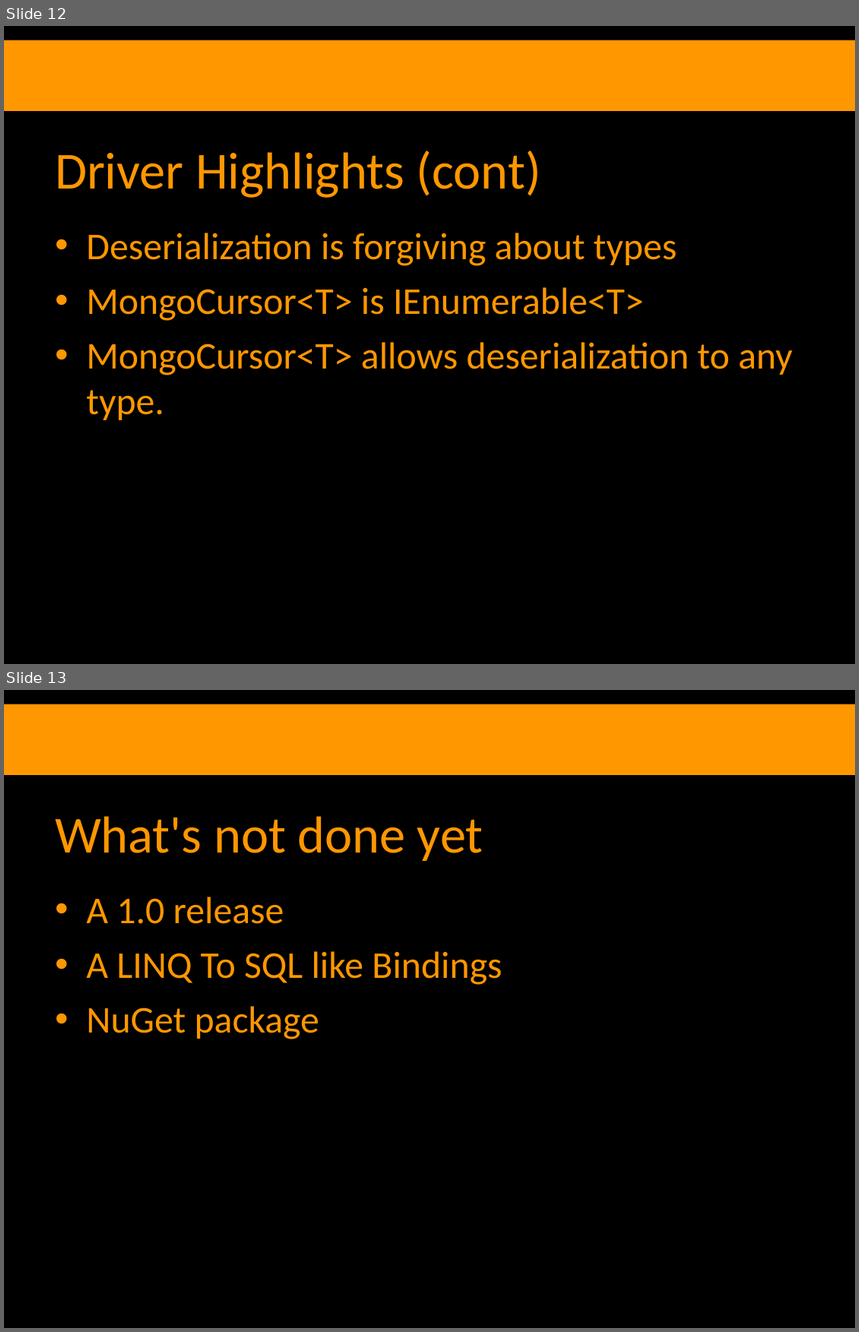
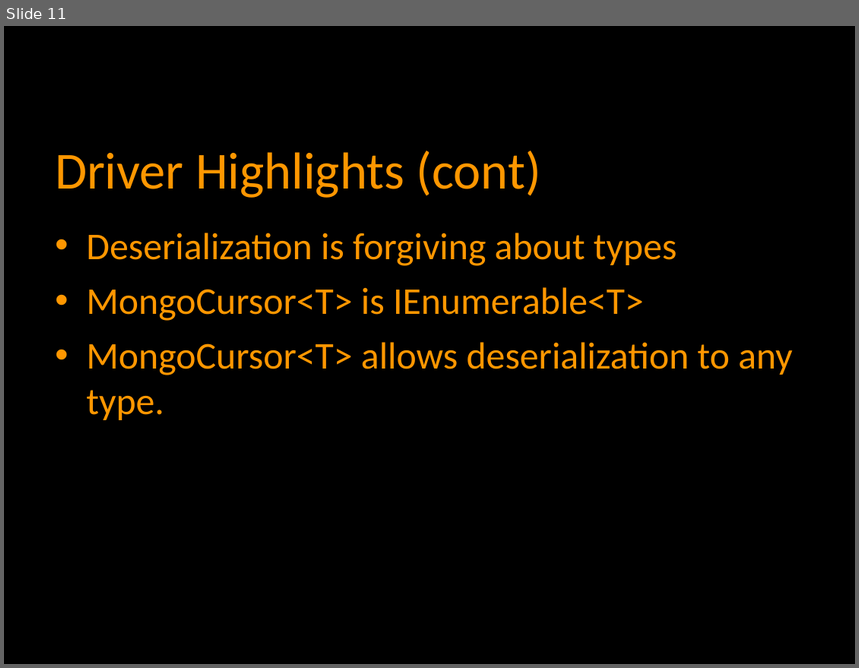
Before and after one commit to zippy1981/CodeCampNYC_Mongo, a slide deck: Slides.odp. Shown one above the other, each under a label of ours: slides 12 and 13 before the commit, slide 11 after it. The pictures are 859x1332 and 859x668 pixels, drawn with LibreOffice and Linux fonts; fonts in the diff are those of the drawing; background and template pictures are left out. Boxes give left, top, right and bottom in pixels: in the first picture for what was removed or moved away, otherwise in the second. Text is boxed around its words. In the diff, an @@ line names an element or a change of style, - is before the commit and + after.

```diff
--- a/Slides.odp
+++ b/Slides.odp
@@ slide 13 removed at [4, 690, 855, 1328], background #000000; not listed: 1 template element that a slide beside it also shows @@
@@ title removed at [55, 816, 484, 861] @@
-What's not done yet
@@ text removed at [86, 897, 502, 1040] @@
-• A 1.0 release
-• A LINQ To SQL like Bindings
-• NuGet package
@@ what was slide 12 is now slide 11 @@
@@ slide 11 changed as well @@
@@ rectangle removed at [4, 40, 855, 111] @@
```
Also in this commit, not shown: 11 other slides changed, 1 slide added, 1 other slide removed.
